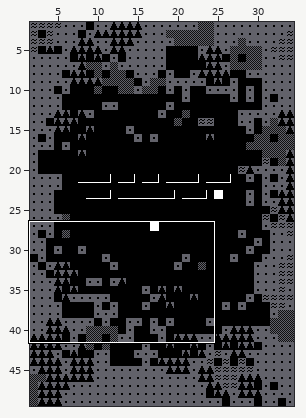
Tiled map (JSON), stored at assets/tilemaps/menuTilemap.json. Above, an overview of the earlier version with the close-up marked.
Close-up. Before the edit:
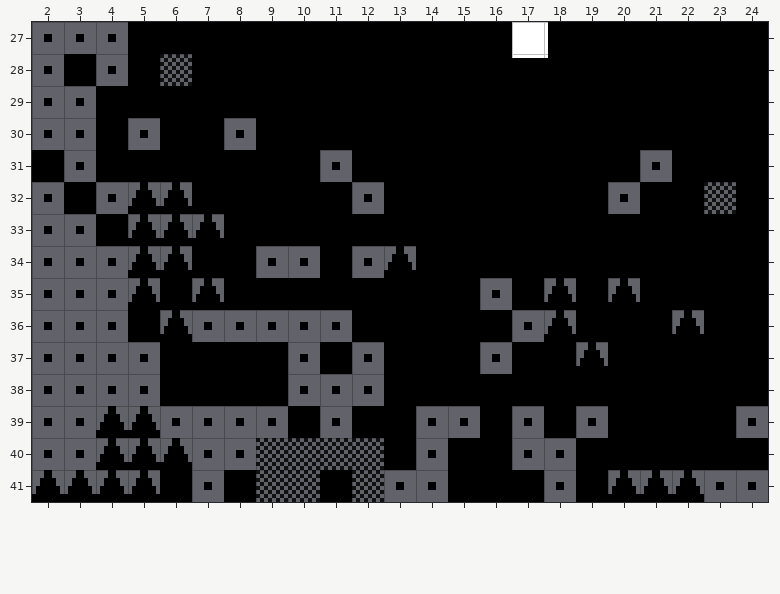
Cells are 8x8 px. Shown: x 2..24, y 27..41.
The result:
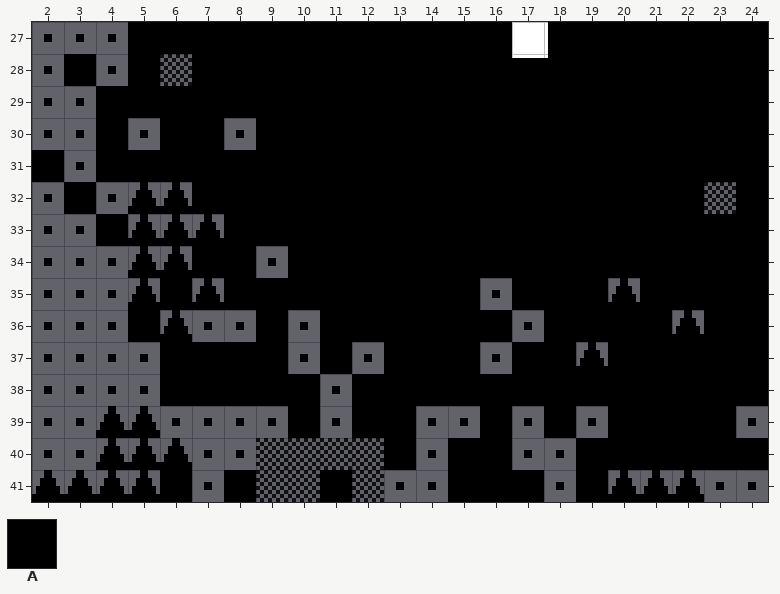
Key: from "level_tilesheet": A 14.
_ is an empty cell.
From old to new:
Layer "MenuGlitch":
The author put tile A in row 31 at x 11 and 21; in row 32 at x 12 and 20; in row 34 at x 10 and 12 to 13; in row 35 at x 18; in row 36 at x 9, 11 and 18; in row 38 at x 10 and 12.
